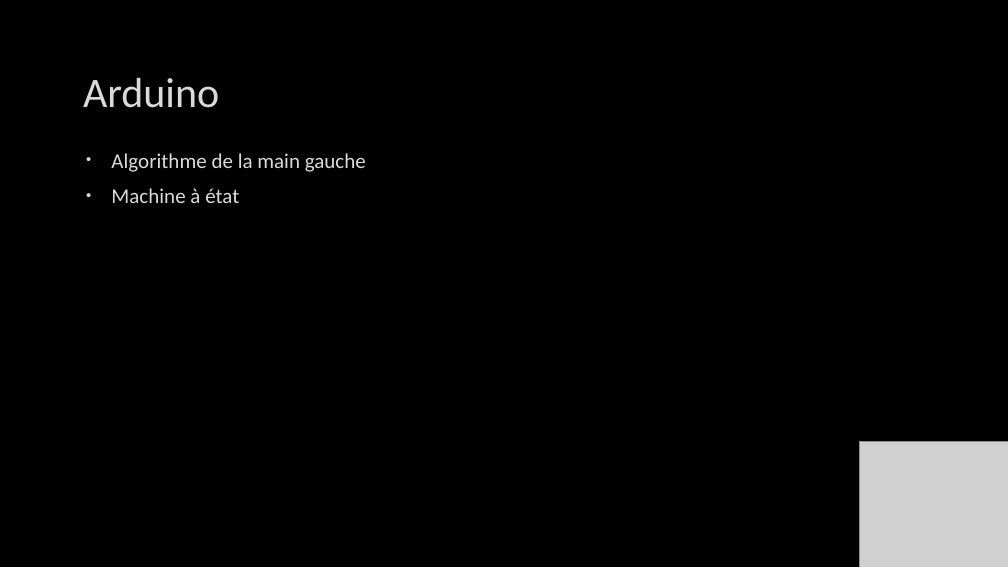
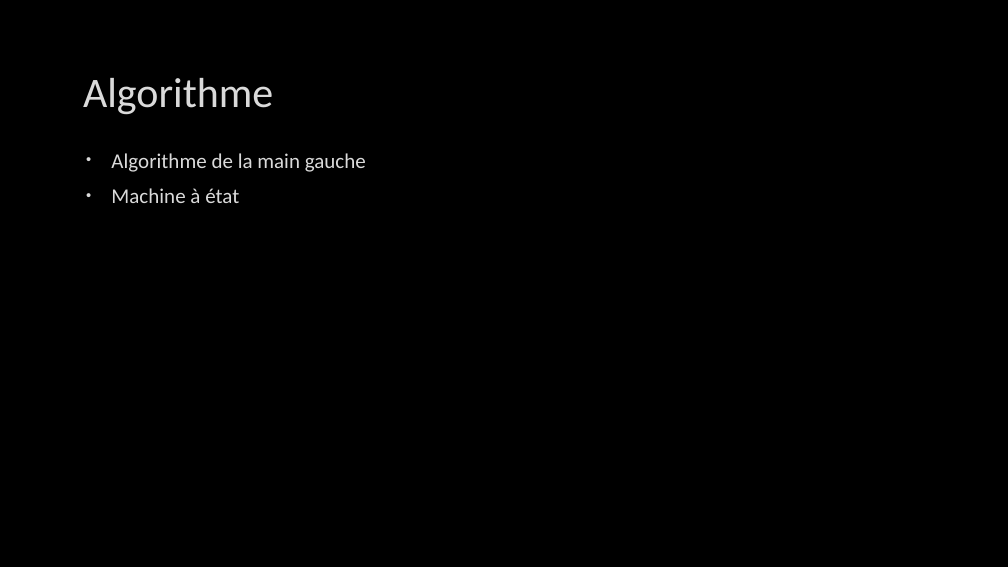
Before and after one commit to CyrilPy/BadMonkey, a slide deck: slide 8 of Gestion projet/Projet intégration robotique – IMERIR.pptx (slide 6 before the commit). Drawn at 1008x567 pixels with LibreOffice and Linux fonts; fonts in the diff are those of the drawing; grey boxes stand for pictures; background and template pictures are left out. Boxes give left, top, right and bottom in pixels: in the first picture for what was removed or moved away, otherwise in the second. Text is boxed around its words. In the diff, an @@ line names an element or a change of style, - is before the commit and + after.

```diff
--- a/Gestion projet/Projet intégration robotique – IMERIR.pptx
+++ b/Gestion projet/Projet intégration robotique – IMERIR.pptx
@@ title at (83,78,273,115): text changed @@
-Arduino
+Algorithme
@@ picture removed at (860,442,1008,567) @@
```
Also in this commit, not shown: 4 other slides changed, 4 slides added, 2 other files.
